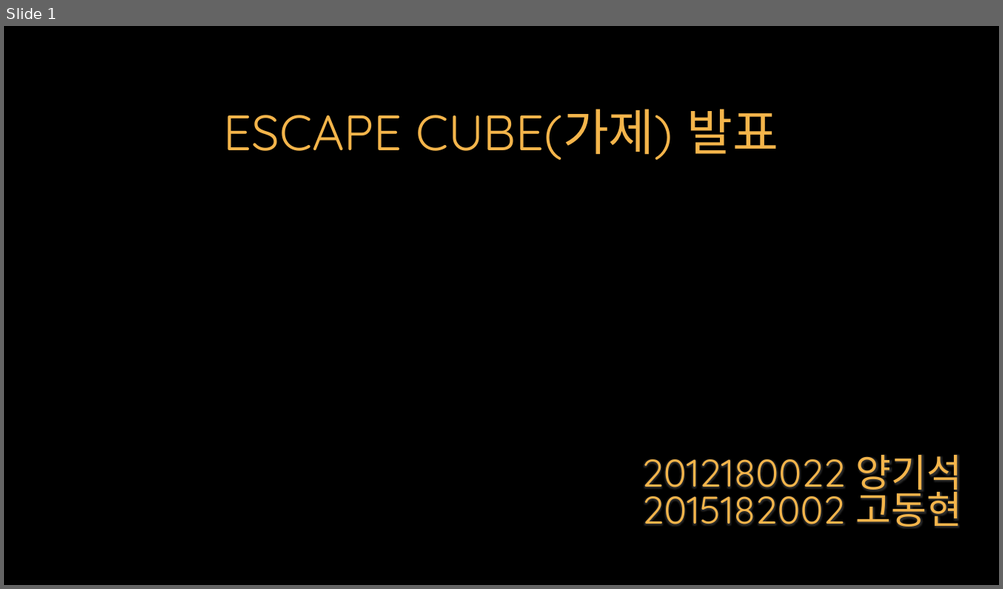
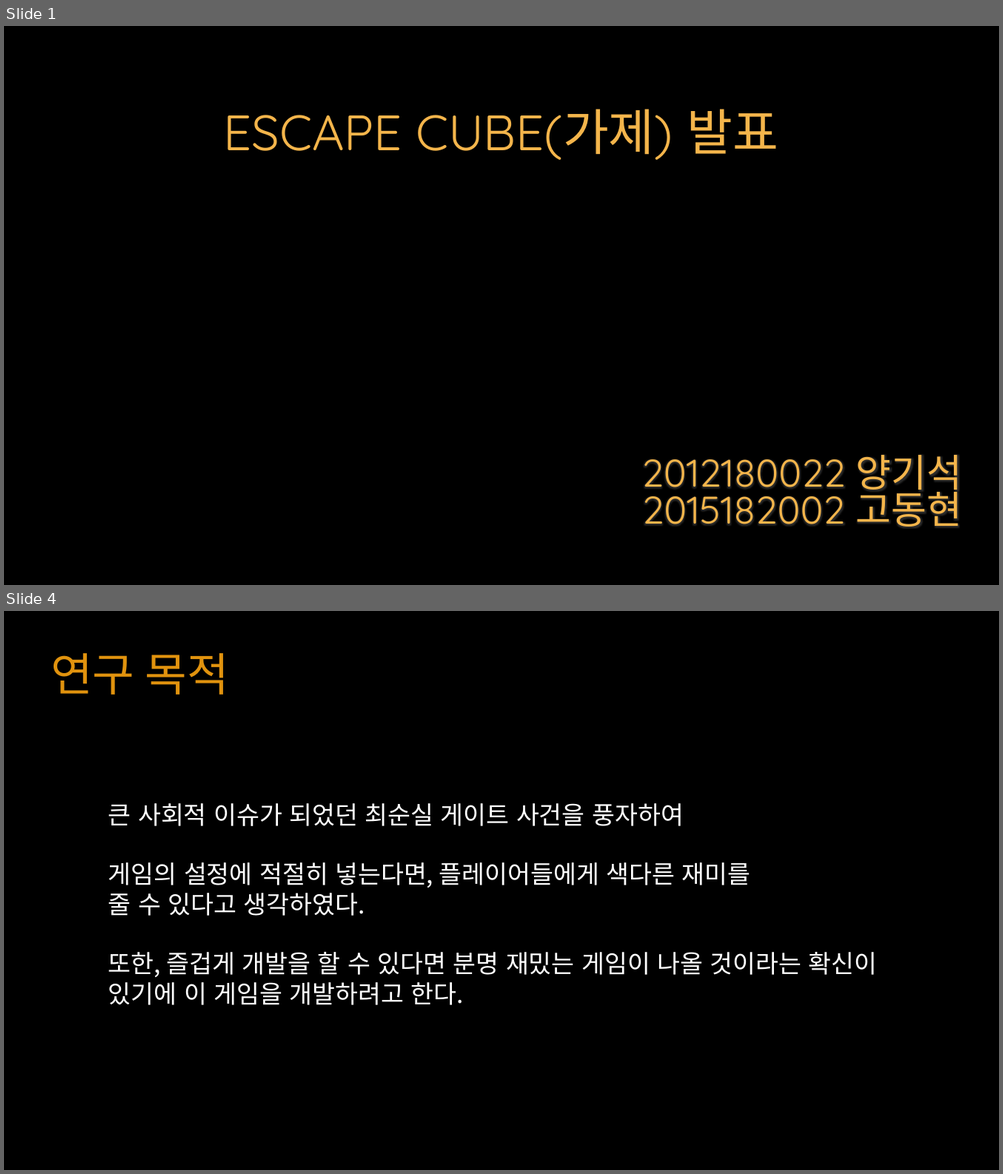
Before and after one commit to YKTeam/Room503, a slide deck: Document/Escape Cube(가제) ppt.pptx. Shown one above the other, each under a label of ours: slide 1 before the commit, slides 1 and 4 after it; the slides between them are not shown. The pictures are 1003x589 and 1003x1174 pixels, drawn with LibreOffice and Linux fonts; fonts in the diff are those of the drawing. Boxes give left, top, right and bottom in pixels: in the first picture for what was removed or moved away, otherwise in the second. Text is boxed around its words. In the diff, an @@ line names an element or a change of style, - is before the commit and + after.

```diff
--- a/Document/Escape Cube(가제) ppt.pptx
+++ b/Document/Escape Cube(가제) ppt.pptx
@@ slide 4 added at box(4, 611, 999, 1170), background #000000 @@
@@ text added at box(51, 653, 228, 695), 44 pt, text #E1930E @@
+연구 목적
@@ text added at box(108, 803, 877, 1005), 24 pt, text #FFFFFF @@
+큰 사회적 이슈가 되었던 최순실 게이트 사건을 풍자하여
+게임의 설정에 적절히 넣는다면, 플레이어들에게 색다른 재미를
+줄 수 있다고 생각하였다.
+또한, 즐겁게 개발을 할 수 있다면 분명 재밌는 게임이 나올 것이라는 확신이 있기에 이 게임을 개발하려고 한다.
```
Also in this commit, not shown: 10 slides changed, 5 other slides added, 3 slides removed.
